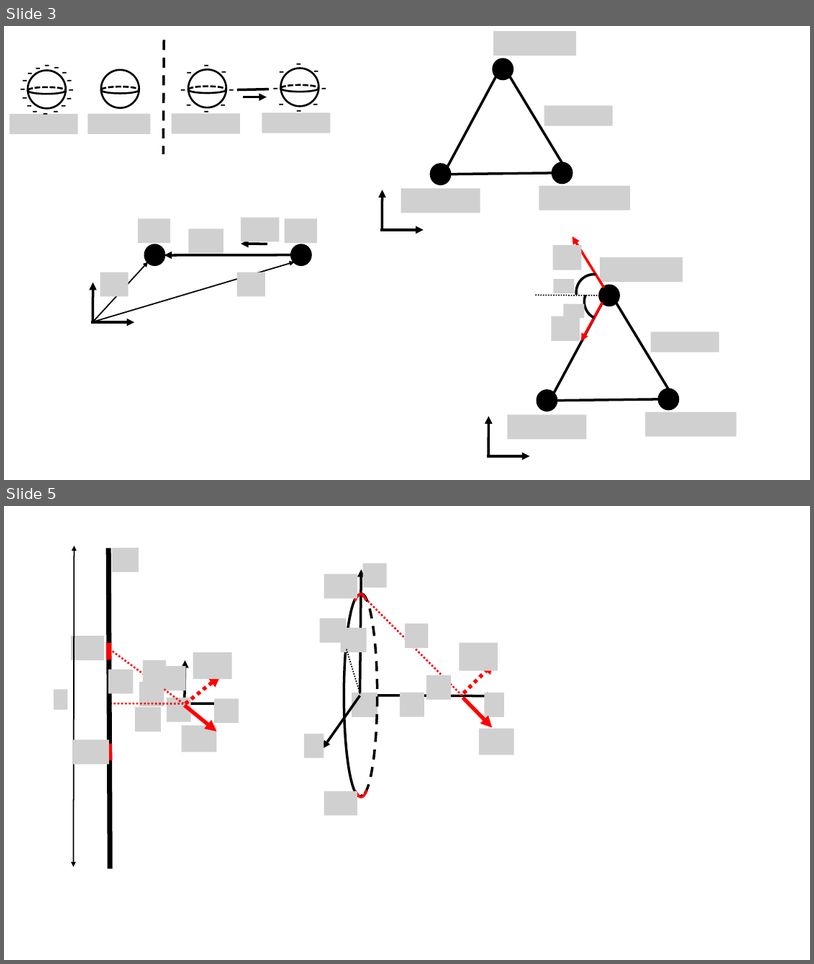
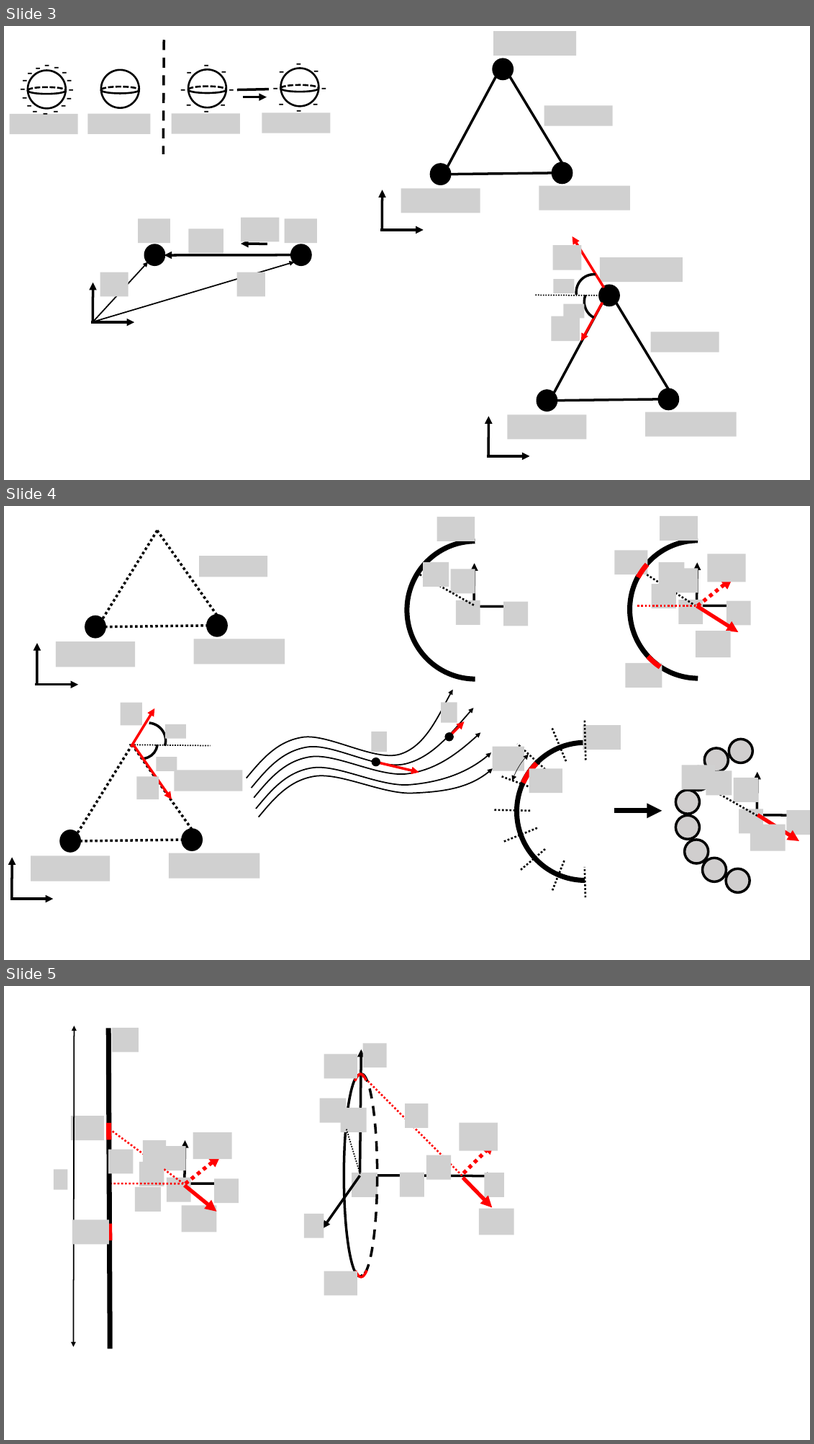
Before and after one commit to OSTP/PhysicsArtofModelling, a slide deck: tex/figures/ChargesFields/Figures.pptx. Shown one above the other, each under a label of ours: slides 3 and 5 before the commit, slides 3, 4 and 5 after it; the slides between them are not shown. The pictures are 814x964 and 814x1444 pixels, drawn with LibreOffice and Linux fonts; fonts in the diff are those of the drawing; grey boxes stand for pictures; background and template pictures are left out. Boxes give left, top, right and bottom in pixels: in the first picture for what was removed or moved away, otherwise in the second. Text is boxed around its words. In the diff, an @@ line names an element or a change of style, - is before the commit and + after.

```diff
--- a/tex/figures/ChargesFields/Figures.pptx
+++ b/tex/figures/ChargesFields/Figures.pptx
@@ slide 4 added at (4,506,810,960), background #FFFFFF @@
@@ group added at (615,516,767,687): 10 pictures, 4 arrows, 3 arc (boxed as its full ellipse)s, 2 lines @@
@@ group added at (407,517,545,679): 5 pictures, 2 arrows, 1 arc (boxed as its full ellipse), 1 line @@
@@ group added at (36,530,286,685): 3 pictures, 3 lines, 2 ellipses, 2 arrows @@
@@ group added at (247,690,493,817): 5 freeform shapes, 2 arrows, 2 ellipses, 2 pictures @@
@@ group added at (10,703,260,899): 7 pictures, 4 lines, 4 arrows, 2 ellipses, 2 arc (boxed as its full ellipse)s @@
@@ group added at (493,720,810,898): 10 lines, 9 pictures, 8 ellipses, 4 arrows, 3 arc (boxed as its full ellipse)s @@
```
Also in this commit, not shown: 1 slide removed, 3 other files.
